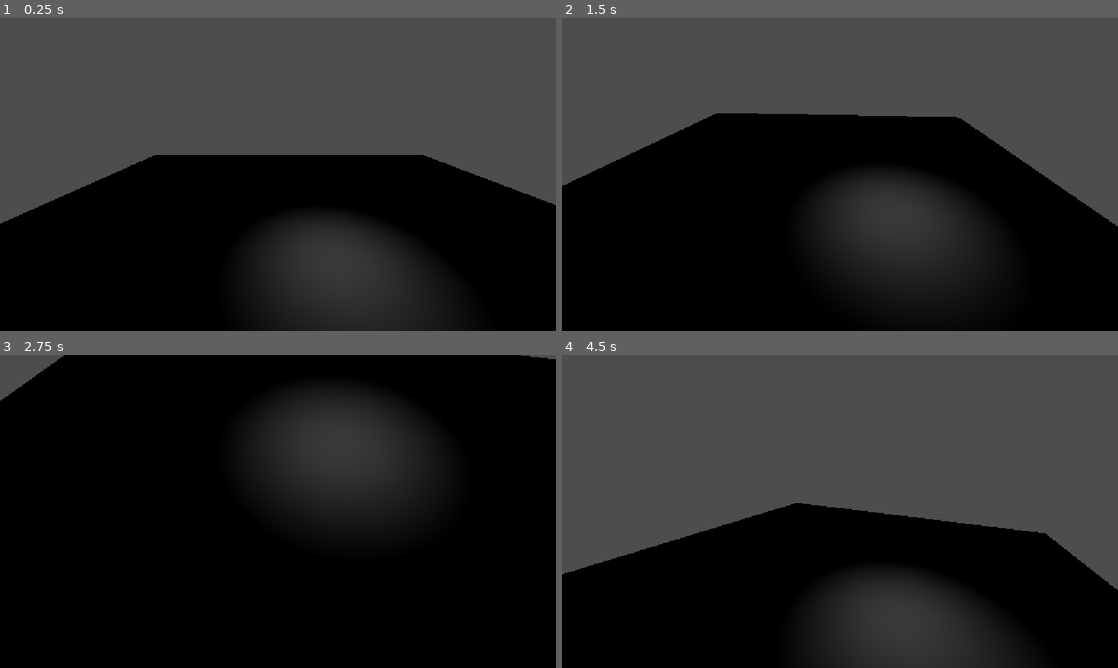
Above: before the commit, frames 1-4 (two rows, left to right).
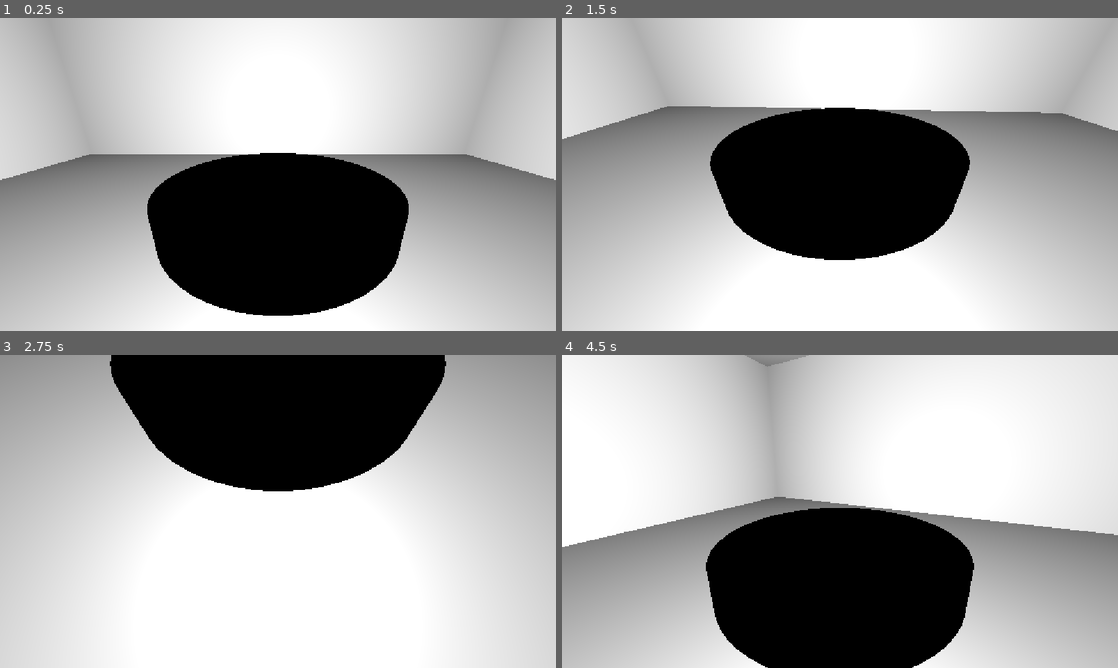
Above: after the commit, the same moments.

Repository: greywolfcode/TBD
Game: Godot game, scene res://areas/game.tscn
Two runs of this game, one before a commit and one after it. Both use one fixed random seed, a clock stepped at 60 frames per second and the inputs below.
Inputs (mouse positions are in pixels of both pictures, inside the frame that each line leads up to):
- Up to frame 1 (0.25 s): no input
- Up to frame 2 (1.5 s): tap Enter at 0.5 s; move the mouse to (962, 158) at 0.52 s; hold D (rotate_right) 0.53-1.28 s; tap Mouse wheel up (zoom_in) at 0.6 s; move the mouse to (728, 190) at 1.27 s; hold S (tilt_down) from 1.28 s (still down); tap Mouse wheel down (zoom_out) at 1.35 s
- Up to frame 3 (2.75 s): move the mouse to (333, 442) at 2.02 s; release S (tilt_down) at 2.03 s; hold D (rotate_right) from 2.03 s (still down); tap Mouse wheel up (zoom_in) at 2.1 s
- Up to frame 4 (4.5 s): move the mouse to (812, 574) at 2.77 s; release D (rotate_right) at 2.78 s; hold W (tilt_up) 2.78-3.53 s; tap Mouse wheel down (zoom_out) at 2.85, 4.35 s; move the mouse to (1006, 558) at 3.52 s; hold A (rotate_left) from 3.53 s (still down); tap Mouse wheel up (zoom_in) at 3.6 s; move the mouse to (673, 464) at 4.27 s

The runs differ from the first frame. In frame 1, 86% of the frame differs, in the area x 0-100%, y 0-100%; in frame 2, 87%; in frame 3, 86%; in frame 4, 86%.

Commit message:
Create background scene

Diff:
--- /dev/null
+++ b/src/areas/background.tscn
@@ -0,0 +1,27 @@
+[gd_scene format=3 uid="uid://n2uqe6w3q43g"]
+
+[node name="background" type="Node3D" unique_id=345914287]
+
+[node name="floor" type="CSGBox3D" parent="." unique_id=121214648]
+transform = Transform3D(25, 0, 0, 0, 0.1, 0, 0, 0, 25, 0, 0, 0)
+
+[node name="ceiling" type="CSGBox3D" parent="." unique_id=1691805878]
+transform = Transform3D(25, 0, 0, 0, 0.1, 0, 0, 0, 25, 0, 10, 0)
+
+[node name="wall_1" type="CSGBox3D" parent="." unique_id=893493687]
+transform = Transform3D(25, 0, 0, 0, 10, 0, 0, 0, 0.1, 0, 5, 12.5)
+
+[node name="wall_2" type="CSGBox3D" parent="." unique_id=1609583633]
+transform = Transform3D(25, 0, 0, 0, 10, 0, 0, 0, 0.1, 0, 5, -12.5)
+
+[node name="wall_3" type="CSGBox3D" parent="." unique_id=1007911963]
+transform = Transform3D(0.1, 0, 0, 0, 10, 0, 0, 0, 25, 12.5, 5, 0)
+
+[node name="wall_4" type="CSGBox3D" parent="." unique_id=605967572]
+transform = Transform3D(0.1, 0, 0, 0, 10, 0, 0, 0, 25, -12.5, 5, 0)
+
+[node name="OmniLight3D" type="OmniLight3D" parent="." unique_id=431628048]
+transform = Transform3D(1, 0, 0, 0, 1, 0, 0, 0, 1, 0, 2.5, 0)
+light_energy = 5.0
+omni_range = 25.0
+omni_attenuation = 0.1
--- a/src/areas/game.tscn
+++ b/src/areas/game.tscn
@@ -1,9 +1,12 @@
 [gd_scene format=3 uid="uid://drrqd1kg5x8c3"]
 
 [ext_resource type="Script" uid="uid://by04h3qqcpb1m" path="res://camaras/play_camara.gd" id="1_yhr22"]
+[ext_resource type="PackedScene" uid="uid://n2uqe6w3q43g" path="res://areas/background.tscn" id="2_15ku6"]
 
-[sub_resource type="BoxMesh" id="BoxMesh_j8jgc"]
-size = Vector3(19.371582, 0.2607422, 15.620117)
+[sub_resource type="CylinderMesh" id="CylinderMesh_22v44"]
+height = 0.15332031
+
+[sub_resource type="StandardMaterial3D" id="StandardMaterial3D_8oc0p"]
 
 [node name="game" type="Node3D" unique_id=988747938]
 
@@ -11,11 +14,11 @@
 script = ExtResource("1_yhr22")
 
 [node name="Camera3D" type="Camera3D" parent="camara" unique_id=703318921]
-transform = Transform3D(1, 0, 0, 0, 0.9396926, 0.34202012, 0, -0.34202012, 0.9396926, -1.4496167, 3, 4)
+transform = Transform3D(1, 0, 0, 0, 0.9396927, 0.34202015, 0, -0.34202015, 0.9396927, 0, 0.411, 0.844)
 
 [node name="MeshInstance3D" type="MeshInstance3D" parent="." unique_id=2027275070]
-transform = Transform3D(1, 0, 0, 0, 1, 0, 0, 0, 1, -0.65607977, -0.8465891, -2.45991)
-mesh = SubResource("BoxMesh_j8jgc")
+mesh = SubResource("CylinderMesh_22v44")
+surface_material_override/0 = SubResource("StandardMaterial3D_8oc0p")
 
-[node name="SpotLight3D" type="SpotLight3D" parent="." unique_id=1450073745]
-transform = Transform3D(1, 0, 0, 0, -4.371139e-08, 1, 0, -1, -4.371139e-08, 0, 2.9574242, 0)
+[node name="background" parent="." unique_id=345914287 instance=ExtResource("2_15ku6")]
+transform = Transform3D(1, 0, 0, 0, 1, 0, 0, 0, 1, 0, -3, 0)
